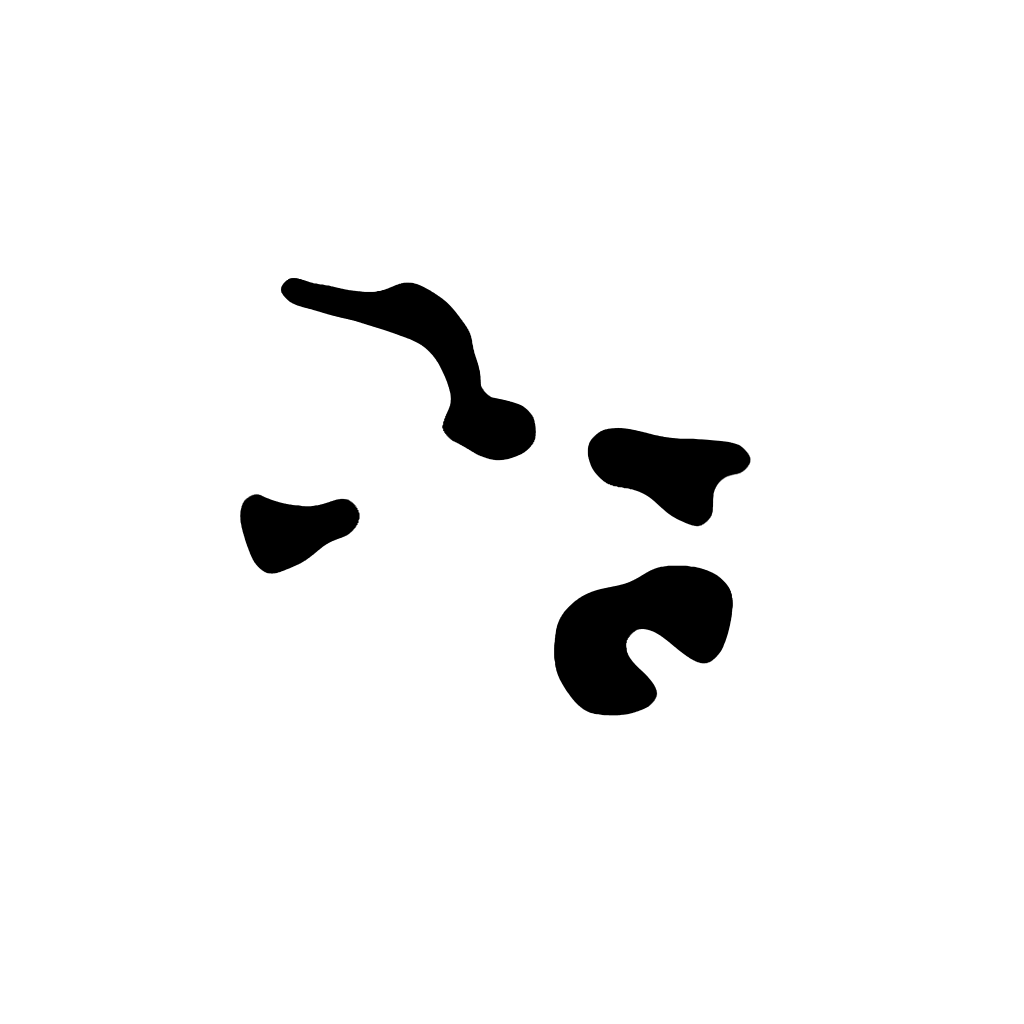
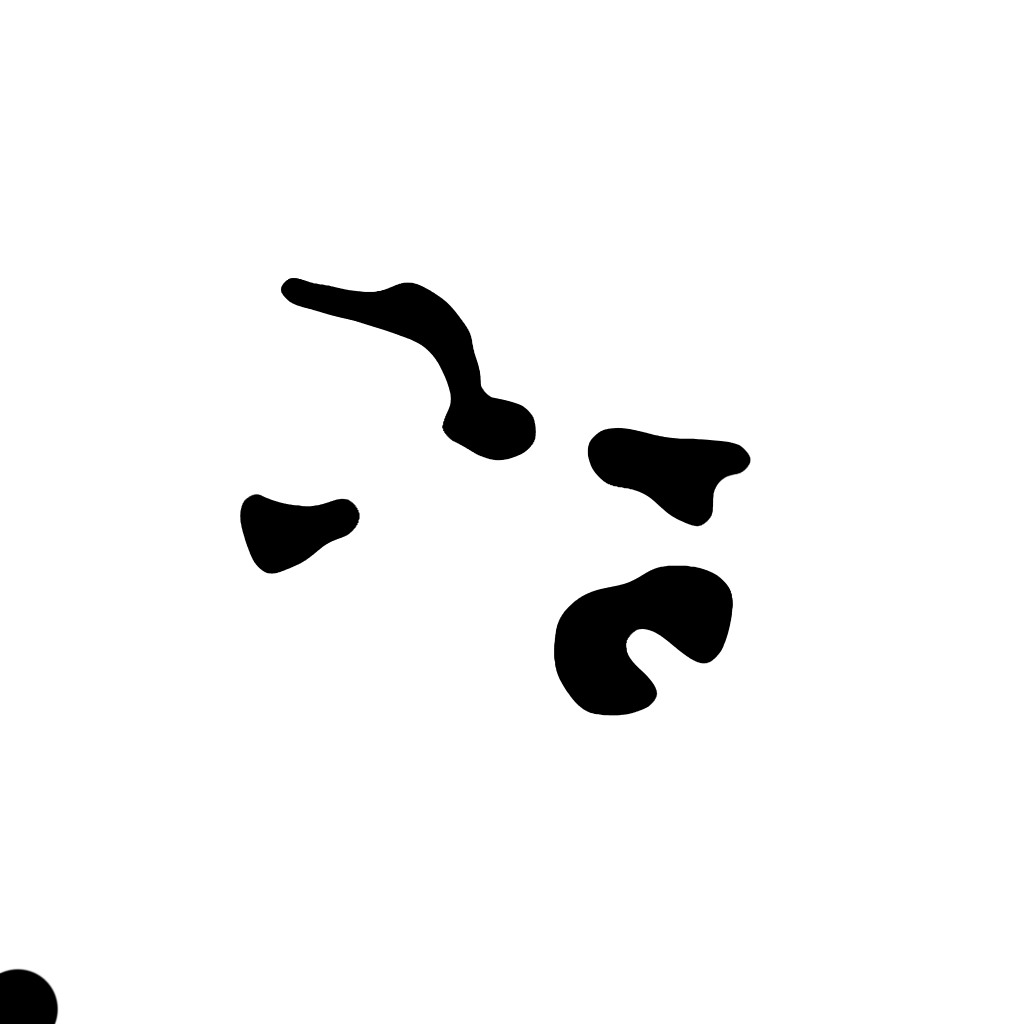
The second 1024 × 1024 image is a revision of the first. Changes to its layers:
renamed "Layer 4" to "Layer 5", showed it, painted on it over left=0, top=968, right=59, bottom=1024
